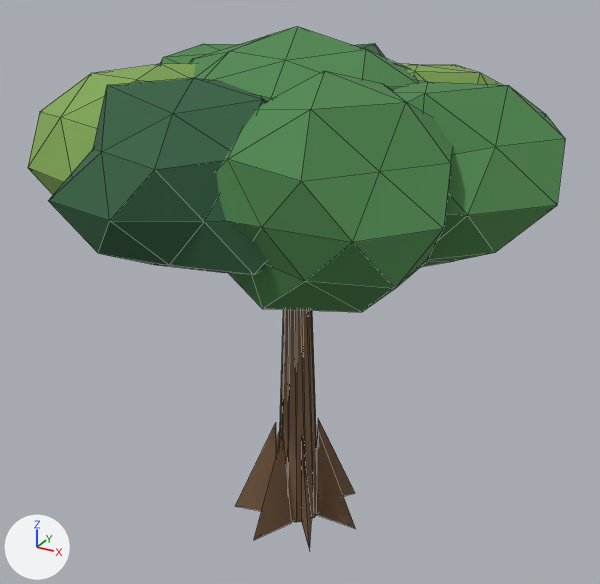
What one commit did to the glTF model examples/open_world_shooter/assets/tree_broadleaf.glb.
One viewpoint serves both versions: a 50 mm camera at (9.92, -18.26, 16.37) aimed at (-0.13, 0.0, 7.24). The axes (+X, +Y, +Z) are drawn at lower left. The lights are the same throughout. The picture after the commit comes second. Mesh edges are drawn as thin lines. Vertices at exactly the same position are counted once.

In view in the first picture: 'tree_broadleaf'.
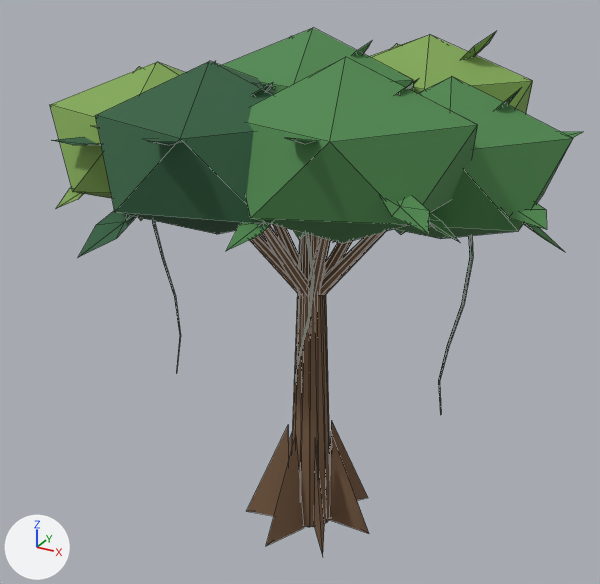
Where the change shows, as pixel boxes [x1, y1, x2, y2] in the pictures (600 x 584 px; the box of a moved part takes in the faces that stretch with it):
'tree_broadleaf', reshaped
    before: [28, 27, 565, 551]
    after: [50, 28, 583, 556]
part 1 of me_cone_121, added (brown)
    after: [292, 234, 330, 527]
part 2 of me_cone_121, moved or reshaped (not visible before)
    after: [320, 231, 386, 296]
part 3 of me_cone_121, moved or reshaped (not visible before)
    after: [273, 225, 299, 267]
part 4 of me_cone_121, rebuilt (not visible afterwards)
    before: [354, 44, 385, 58]
part 5 of me_cone_121, rebuilt (15% narrower, 13% shorter)
    before: [190, 27, 418, 101]
    after: [221, 28, 414, 92]
part 6 of me_cone_121, rebuilt
    before: [393, 80, 565, 267]
    after: [395, 76, 573, 239]
part 7 of me_cone_121, rebuilt (17% narrower, 12% shorter)
    before: [48, 78, 268, 275]
    after: [95, 61, 278, 234]
part 8 of me_cone_121, rebuilt
    before: [400, 64, 502, 85]
    after: [369, 35, 533, 114]
part 9 of me_cone_121, rebuilt (not visible afterwards)
    before: [160, 44, 239, 64]
part 10 of me_cone_121, rebuilt
    before: [217, 71, 453, 312]
    after: [246, 57, 478, 244]
part 11 of me_cone_121, rebuilt (not visible before)
    after: [308, 237, 331, 297]
part 12 of me_cone_121, rebuilt (not visible before)
    after: [325, 241, 353, 275]
part 13 of me_cone_121, rebuilt (not visible before)
    after: [250, 235, 299, 293]
part 14 of me_cone_121, rebuilt
    before: [302, 441, 312, 551]
    after: [314, 441, 324, 556]
part 15 of me_cone_121, rebuilt
    before: [317, 431, 355, 528]
    after: [330, 432, 369, 534]
part 16 of me_cone_121, rebuilt
    before: [317, 419, 355, 496]
    after: [330, 421, 368, 500]
part 17 of me_cone_121, rebuilt (mostly hidden)
    before: [276, 430, 280, 456]
    after: [289, 434, 292, 458]
part 18 of me_cone_121, rebuilt
    before: [235, 423, 276, 511]
    after: [247, 425, 289, 516]
part 19 of me_cone_121, reshaped
    before: [28, 63, 317, 540]
    after: [50, 31, 583, 546]

The change, as a diff of the scene's bpy script:
```diff
--- a/examples/open_world_shooter/assets/tree_broadleaf.glb.py
+++ b/examples/open_world_shooter/assets/tree_broadleaf.glb.py
@@ me_cone_121 @@
-me_cone_121.from_pydata(...)  # 504 vertices, 916 faces; spans x -6.6..6.6, y -6.37..6.37, z 0.0..14.19
+me_cone_121.from_pydata(...)  # 936 vertices, 1108 faces; spans x -6.6..6.6, y -6.37..6.37, z 0.0..14.19
+# me_cone_121 part 1: a new loose piece, a 14-sided cut cone along z (radius 0.65 at the low end, 0.26 at the high end) spanning x -0.35..0.92, y -0.74..0.57, z 0.0..10.89, in mat_bark (brown #7e6148)
+# me_cone_121 part 2: the loose piece of 16 vertices spanning x -1.0..0.03, y -3.41..0.08, z 6.88..11.12 is multiplied about its middle by the matrix ((-0.231, -1.014, 0.001), (1.014, -0.231, 0.0), (0.0, 0.001, 1.04)), then moved by (2.47, 1.62, 0.24)
+# me_cone_121 part 3: the loose piece of 16 vertices spanning x -3.26..0.0, y -0.24..1.49, z 6.88..11.12 is multiplied about its middle by the matrix ((1.018, 0.001, -0.055), (0.0, 1.02, 0.027), (0.055, -0.027, 1.018)), then moved by (0.31, 0.04, 0.1)
+# me_cone_121 part 4: the loose piece of 42 vertices spanning x -4.11..2.34, y 0.14..6.37, z 8.96..13.25 is rebuilt with 12 vertices and now spans x -3.25..2.27, y 1.17..5.84, z 9.43..13.23
+# me_cone_121 part 5: the loose piece of 42 vertices spanning x -3.61..3.1, y -3.06..3.27, z 10.44..14.19 is rebuilt with 12 vertices and now spans x -2.24..2.87, y -2.66..2.32, z 10.76..14.19
+# me_cone_121 part 6: the loose piece of 42 vertices spanning x -0.13..6.6, y -3.16..2.8, z 8.88..13.23 is rebuilt with 12 vertices and now spans x 0.95..6.56, y -2.57..2.12, z 9.49..13.33
+# me_cone_121 part 7: the loose piece of 42 vertices spanning x -4.28..2.49, y -6.37..-0.43, z 8.97..13.39 is rebuilt with 12 vertices and now spans x -3.27..2.28, y -5.76..-0.92, z 9.91..13.78
+# me_cone_121 part 8: the loose piece of 42 vertices spanning x -1.11..5.08, y -0.69..5.45, z 8.59..13.24 is rebuilt with 12 vertices and now spans x -0.49..4.97, y 0.01..4.74, z 10.15..13.89
+# me_cone_121 part 9: the loose piece of 42 vertices spanning x -6.6..-0.36, y -1.33..4.15, z 8.97..13.26 is rebuilt with 12 vertices and now spans x -5.62..-0.43, y -0.7..3.96, z 9.11..12.85
+# me_cone_121 part 10: the loose piece of 42 vertices spanning x -1.4..5.03, y -5.34..-0.09, z 8.61..13.66 is rebuilt with 12 vertices and now spans x -0.32..5.29, y -5.2..-0.48, z 10.03..13.99
+# me_cone_121 part 11: the loose piece of 16 vertices spanning x -0.33..2.03, y -2.78..0.11, z 6.88..11.12 is rebuilt with 16 vertices and now spans x 0.11..2.57, y -2.93..0.09, z 7.05..12.1
+# me_cone_121 part 12: the loose piece of 16 vertices spanning x -0.33..2.03, y -0.23..2.65, z 6.88..11.12 is rebuilt with 16 vertices and now spans x 0.1..2.36, y -0.26..2.5, z 7.06..12.15
+# me_cone_121 part 13: the loose piece of 16 vertices spanning x -3.26..0.0, y -1.61..0.11, z 6.88..11.12 is rebuilt with 16 vertices and now spans x -3.2..0.44, y -1.82..0.09, z 7.03..11.57
+# me_cone_121 part 14: the loose piece of 4 vertices spanning x 0.25..1.06, y -1.59..-0.38, z 0.0..3.08 is rebuilt with 4 vertices and now spans x 0.69..1.51, y -1.62..-0.41, z 0.0..3.15
+# me_cone_121 part 15: the loose piece of 4 vertices spanning x 0.49..1.79, y -0.06..0.24, z 0.0..3.08 is rebuilt with 4 vertices and now spans x 0.94..2.25, y -0.08..0.22, z 0.0..3.15
+# me_cone_121 part 16: the loose piece of 4 vertices spanning x 0.01..1.06, y 0.45..1.46, z 0.0..3.08 is rebuilt with 4 vertices and now spans x 0.46..1.51, y 0.43..1.45, z 0.0..3.15
+# me_cone_121 part 17: the loose piece of 4 vertices spanning x -1.91..-0.74, y -0.05..0.78, z 0.0..3.08 is rebuilt with 4 vertices and now spans x -1.48..-0.3, y -0.07..0.77, z 0.0..3.15
+# me_cone_121 part 18: the loose piece of 4 vertices spanning x -1.91..-0.61, y -0.91..-0.34, z 0.0..3.08 is rebuilt with 4 vertices and now spans x -1.48..-0.17, y -0.94..-0.37, z 0.0..3.15
+# me_cone_121 part 19: 90 vertices removed from x -6.49..3.28, y -4.92..1.43, z 0.0..13.29; 708 vertices added at x -6.6..6.6, y -6.37..6.37, z 0.0..14.09
+# other edits to the shape of me_cone_121 do not show in these pictures
 me_cone_121.materials.append(mat_bark)
```
